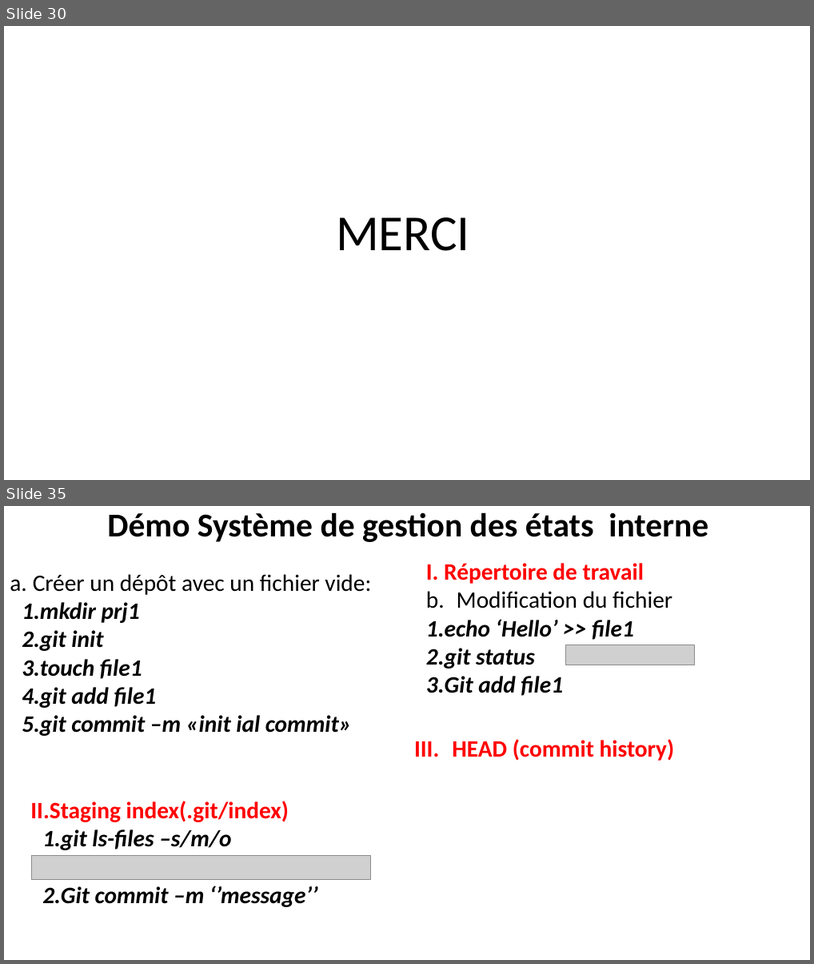
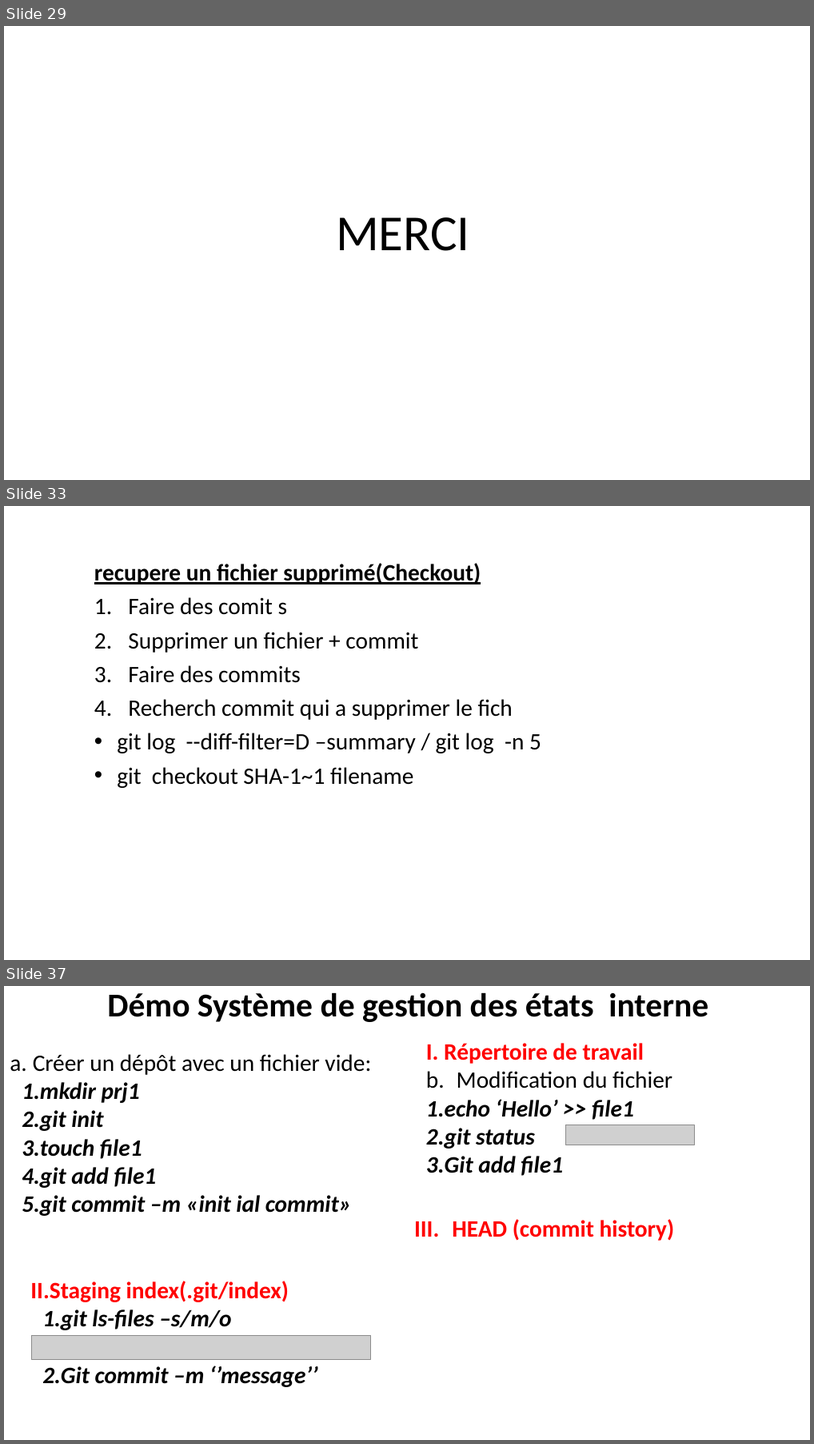
Before and after one commit to belakebiboussad/form, a slide deck: Formation Git.pptx. Shown one above the other, each under a label of ours: slides 30 and 35 before the commit, slides 29, 33 and 37 after it; the slides between them are not shown. The pictures are 814x964 and 814x1444 pixels, drawn with LibreOffice and Linux fonts; fonts in the diff are those of the drawing; grey boxes stand for pictures. Boxes give left, top, right and bottom in pixels: in the first picture for what was removed or moved away, otherwise in the second. Text is boxed around its words. In the diff, an @@ line names an element or a change of style, - is before the commit and + after.

```diff
--- a/Formation Git.pptx
+++ b/Formation Git.pptx
@@ slide 33 added at (4, 506, 810, 960), background #FFFFFF @@
@@ text added at (94, 563, 542, 788), 28 pt, text #000000 @@
+recupere un fichier supprimé(Checkout)
+1. Faire des comit s
+2. Supprimer un fichier + commit
+3. Faire des commits
+4. Recherch commit qui a supprimer le fich
+• git log --diff-filter=D –summary / git log -n 5
+• git checkout SHA-1~1 filename
@@ what was slide 30 is now slide 29 @@
@@ what was slide 35 is now slide 37 @@
```
Also in this commit, not shown: 18 slides changed, 5 other slides added, 6 slides removed, 3 other files.
